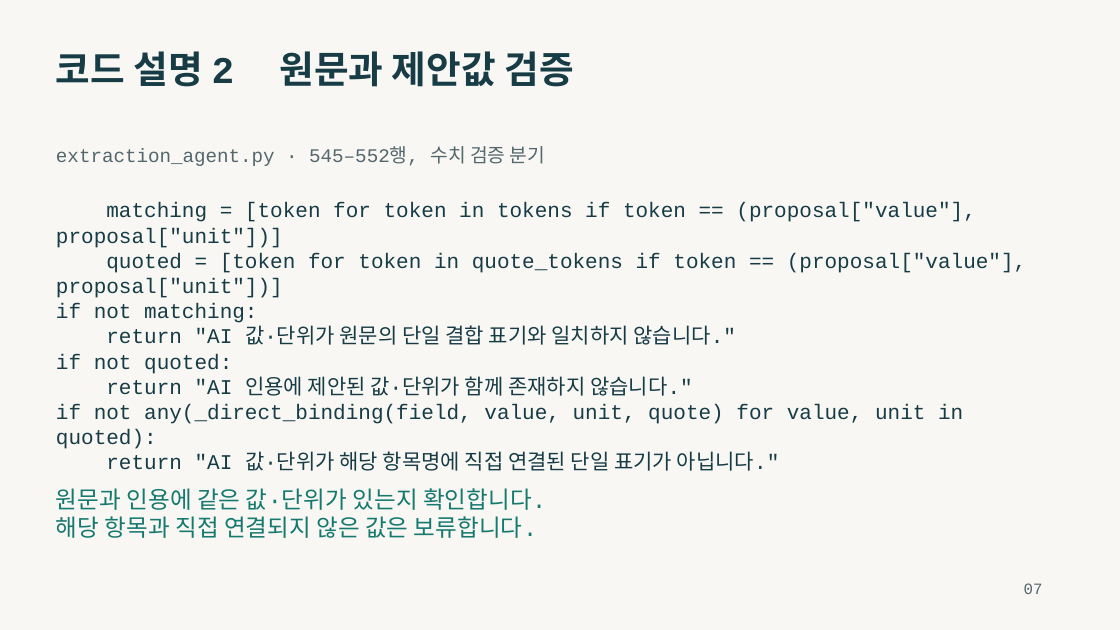
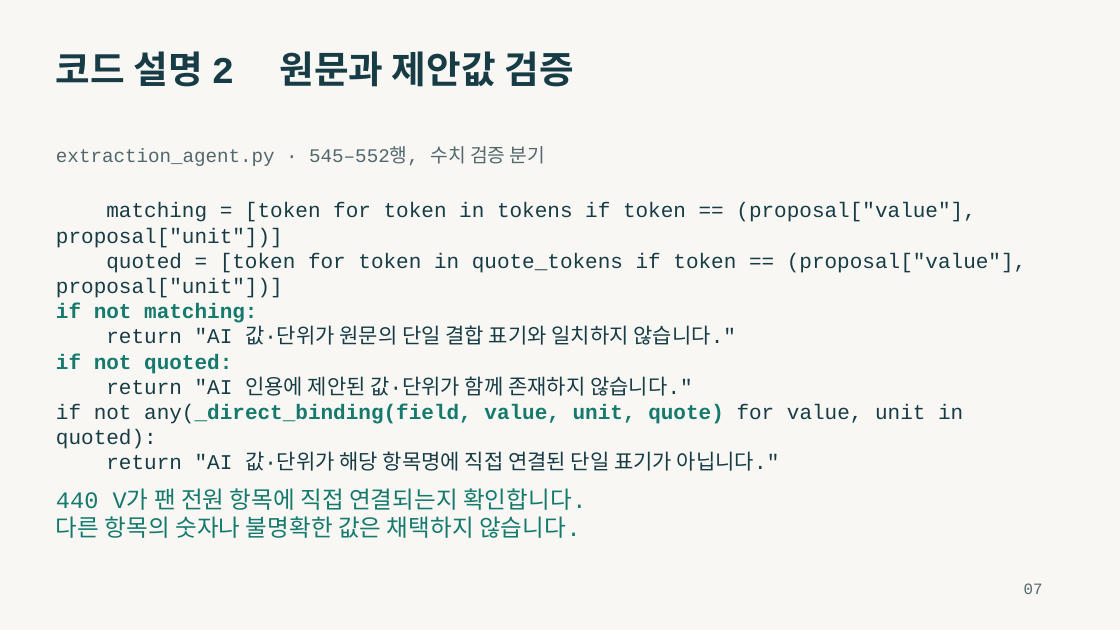
Before and after one commit to seogdo/transformer-spec-review, a slide deck: slide 7 of output/presentations/transformer-spec-review-presentation.pptx. Drawn at 1120x630 pixels with LibreOffice and Linux fonts; fonts in the diff are those of the drawing. Boxes give left, top, right and bottom in pixels: in the first picture for what was removed or moved away, otherwise in the second. Text is boxed around its words. In the diff, an @@ line names an element or a change of style, - is before the commit and + after.

```diff
--- a/output/presentations/transformer-spec-review-presentation.pptx
+++ b/output/presentations/transformer-spec-review-presentation.pptx
@@ text at (x1=56, y1=303, x2=963, y2=449): text colour #173C46 to #15796D, bold on in "if not matching:", "if not quoted:", "any(_direct_binding(field, value, unit, quote)" @@
@@ text at (x1=56, y1=488, x2=586, y2=538): text changed @@
-원문과 인용에 같은 값·단위가 있는지 확인합니다.
-해당 항목과 직접 연결되지 않은 값은 보류합니다.
+440 V가 팬 전원 항목에 직접 연결되는지 확인합니다.
+다른 항목의 숫자나 불명확한 값은 채택하지 않습니다.
```
Also in this commit, not shown: 4 other slides changed, 2 other files.
